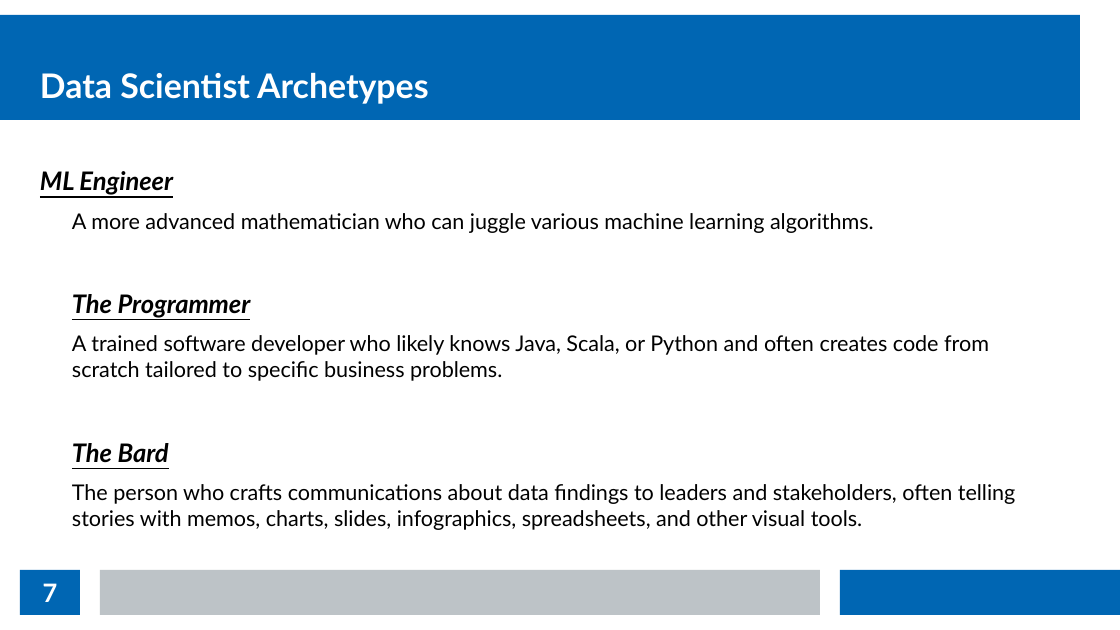
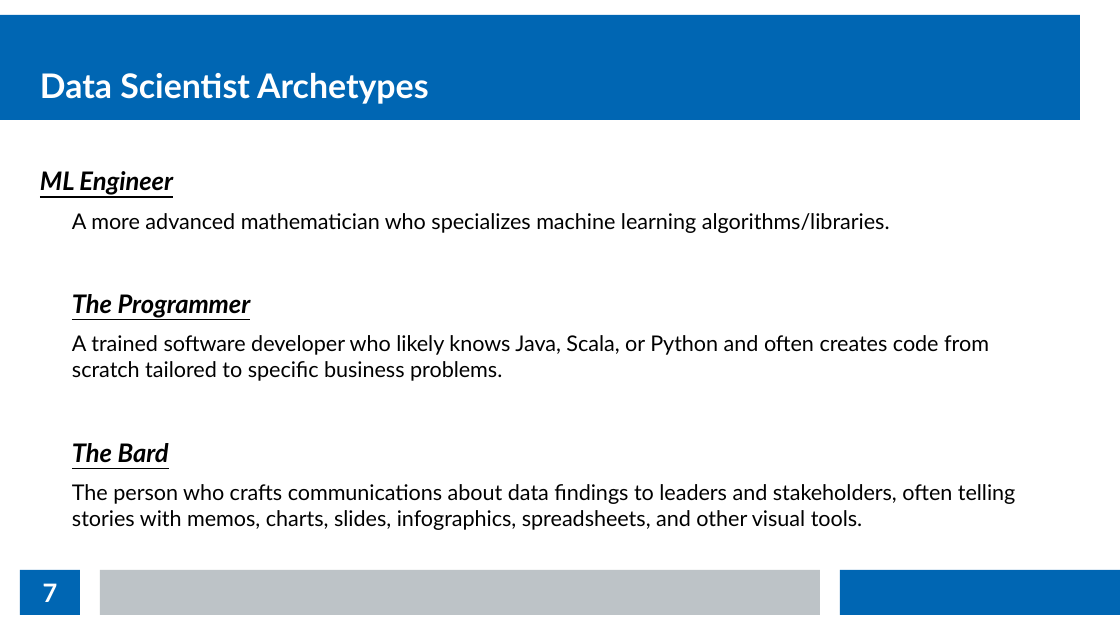
Before and after one commit to thomasnield/kotlin_data_science_talk_ChicagoJUG, a slide deck: slide 7 of kotlin_data_science_talk_chijug_slides.odp. Drawn at 1120x630 pixels with LibreOffice and Linux fonts; fonts in the diff are those of the drawing. Boxes give left, top, right and bottom in pixels: in the first picture for what was removed or moved away, otherwise in the second. Text is boxed around its words. In the diff, an @@ line names an element or a change of style, - is before the commit and + after.

```diff
--- a/kotlin_data_science_talk_chijug_slides.odp
+++ b/kotlin_data_science_talk_chijug_slides.odp
@@ text at box(72, 213, 890, 233): text changed @@
-  A more advanced mathematician who can juggle various machine learning algorithms.
+  A more advanced mathematician who specializes machine learning algorithms/libraries.
```
Also in this commit, not shown: 8 other slides changed, 2 slides added.
